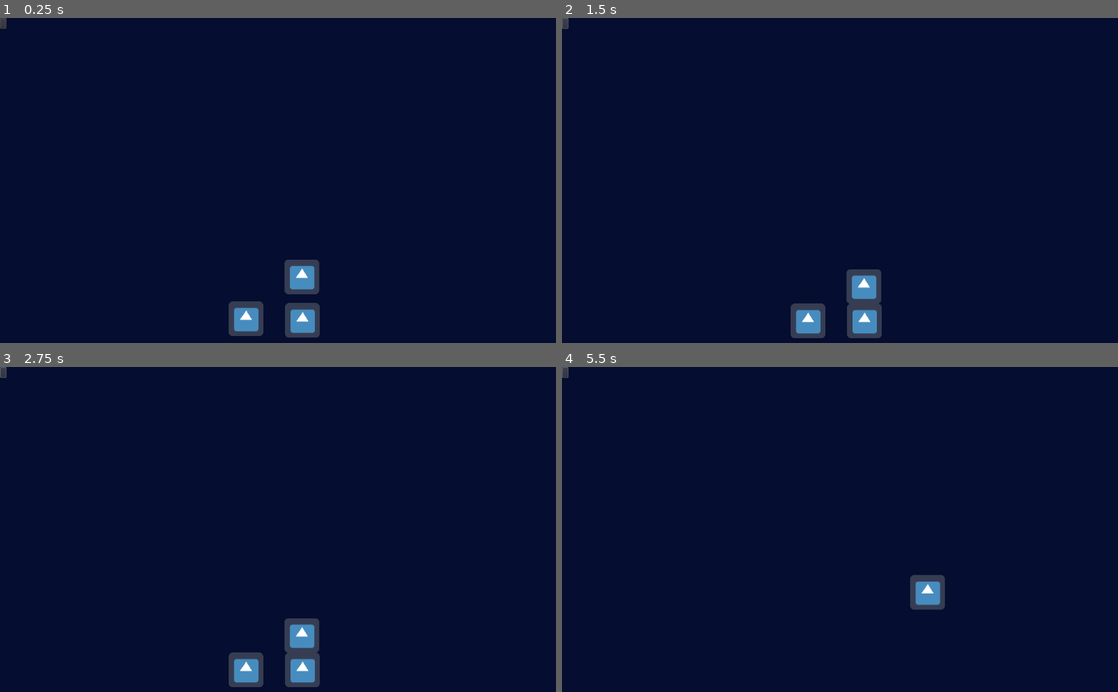
Above: before the commit, frames 1-4 (two rows, left to right).
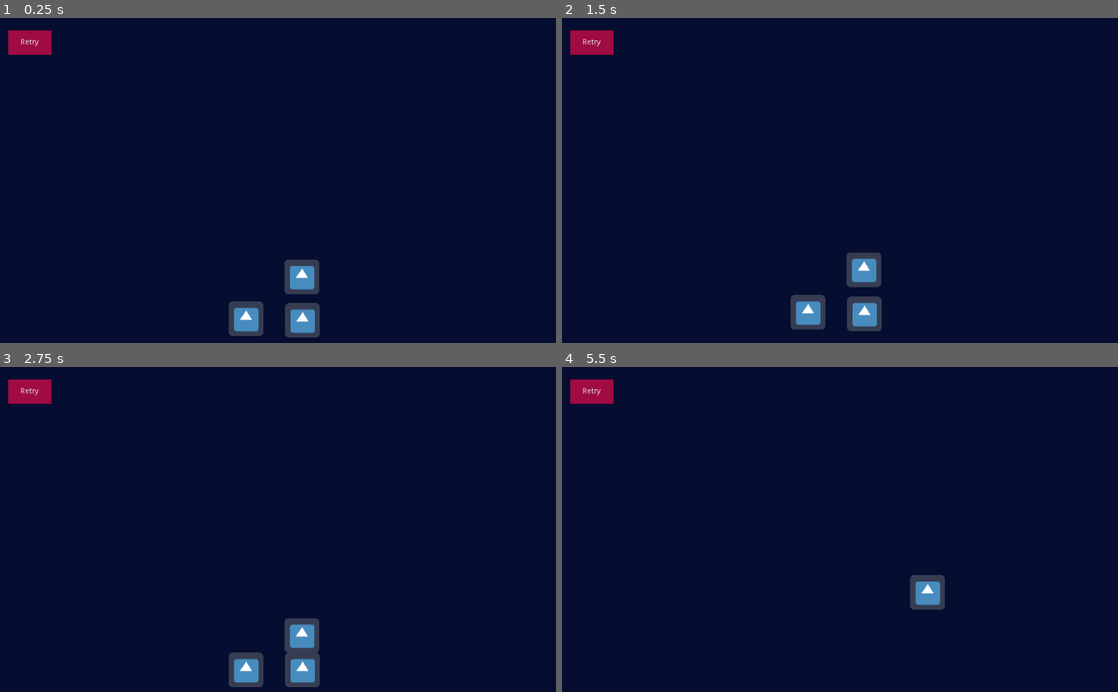
Above: after the commit, the same moments.

Repository: ImpeccableN/nup
Game: Godot game, scene res://Scenes/Background.tscn
Same seed, same stepped clock (60 frames per second), same inputs: the game is played once before the commit and once after it. The project has no main scene, so this scene is started directly. The engine's default icon, where the game draws it, is replaced by a stand-in: a white triangle on a blue panel in a dark square.
Inputs (mouse positions are in pixels of both pictures, inside the frame that each line leads up to):
- Up to frame 1 (0.25 s): no input
- Up to frame 2 (1.5 s): click (567, 24) at 0.52 s; click (589, 44) at 1.25 s, where only the run after the commit has a clickable "Retry"
- Up to frame 3 (2.75 s): click (27, 393) at 2 s, where only the run after the commit has a clickable "Retry"
- Up to frame 4 (5.5 s): click (589, 393) at 2.75 s, where only the run after the commit has a clickable "Retry"; click (567, 373) at 3.52 s; click (567, 373) at 4.27 s; tap Enter at 5 s; move the mouse to (806, 669) at 5.02 s; click (806, 669) at 5.1 s

The runs differ from the first frame. In frame 1, 0.6% of the frame differs, in the area x 0-10%, y 0-12%; in frame 2, 2.3%, in the area x 0-58%, y 0-99%; in frame 3, 0.6%; in frame 4, 0.6%.

Commit message:
added retry button

Diff:
--- /dev/null
+++ b/Zup/Scenes/Background.gd
@@ -0,0 +1,20 @@
+extends ColorRect
+
+
+# Declare member variables here. Examples:
+# var a = 2
+# var b = "text"
+
+
+# Called when the node enters the scene tree for the first time.
+func _ready():
+	pass # Replace with function body.
+
+
+# Called every frame. 'delta' is the elapsed time since the previous frame.
+#func _process(delta):
+#	pass
+
+
+func _on_RetryButton_pressed():
+	get_tree().reload_current_scene()
--- a/Zup/Scenes/Background.tscn
+++ b/Zup/Scenes/Background.tscn
@@ -1,16 +1,24 @@
-[gd_scene load_steps=4 format=2]
+[gd_scene load_steps=7 format=2]
 
 [ext_resource path="res://Scenes/Bricks/Explo.tscn" type="PackedScene" id=1]
 [ext_resource path="res://Scenes/Bricks/Mainy.tscn" type="PackedScene" id=2]
+[ext_resource path="res://Scenes/Background.gd" type="Script" id=3]
 
 [sub_resource type="RectangleShape2D" id=1]
 extents = Vector2( 527, 10 )
+
+[sub_resource type="StyleBoxFlat" id=2]
+bg_color = Color( 0.623529, 0.0431373, 0.258824, 1 )
+
+[sub_resource type="Theme" id=3]
+Button/styles/normal = SubResource( 2 )
 
 [node name="Background" type="ColorRect"]
 margin_right = 1024.0
 margin_bottom = 600.0
 mouse_filter = 2
 color = Color( 0.0196078, 0.0509804, 0.188235, 1 )
+script = ExtResource( 3 )
 
 [node name="StaticBody2D" type="StaticBody2D" parent="." groups=["floor"]]
 position = Vector2( 511, 601 )
@@ -28,8 +36,14 @@
 position = Vector2( 556, 450 )
 contact_monitor = true
 
-[node name="Button" type="Button" parent="."]
-margin_right = 12.0
-margin_bottom = 20.0
+[node name="RetryButton" type="Button" parent="."]
+margin_left = 15.0
+margin_top = 23.0
+margin_right = 95.0
+margin_bottom = 68.0
+theme = SubResource( 3 )
+custom_colors/font_color_disabled = Color( 0, 0, 0, 1 )
+text = "Retry"
 
 [connection signal="body_entered" from="Mainy" to="Mainy" method="_on_Mainy_body_entered"]
+[connection signal="pressed" from="RetryButton" to="." method="_on_RetryButton_pressed"]
